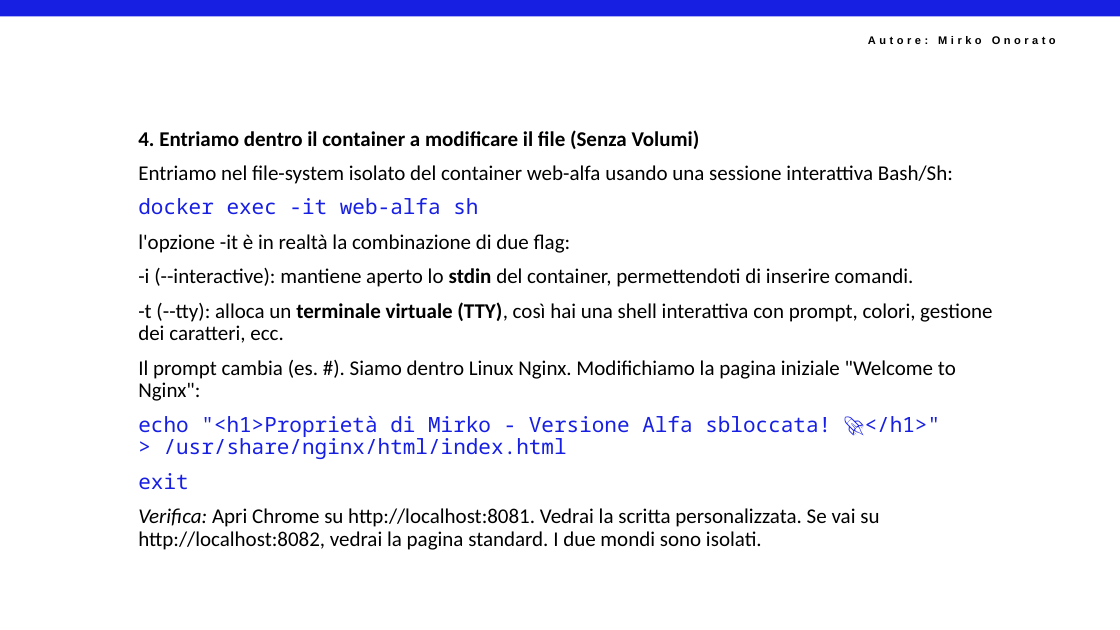
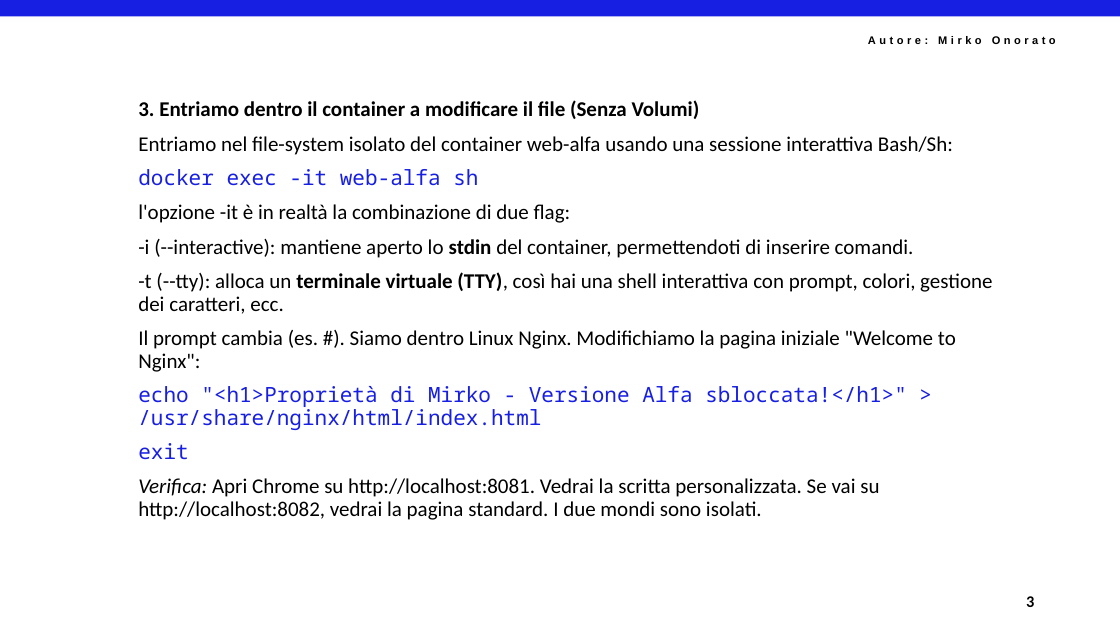
Before and after one commit to mirkoSkF/Docker-Labs, a slide deck: slide 5 of Raccolta esercizi - Docker Atomo.pptx. Drawn at 1120x630 pixels with LibreOffice and Linux fonts; fonts in the diff are those of the drawing; background and template pictures are left out. Boxes give left, top, right and bottom in pixels: in the first picture for what was removed or moved away, otherwise in the second. Text is boxed around its words. In the diff, an @@ line names an element or a change of style, - is before the commit and + after.

```diff
--- a/Raccolta esercizi - Docker Atomo.pptx
+++ b/Raccolta esercizi - Docker Atomo.pptx
@@ text "3. Entriamo dentro il container ...": place and size @@
-text "3. Entriamo dentro il container ..." at (138, 130, 992, 550)
+text "3. Entriamo dentro il container ..." at (138, 100, 992, 520)
@@ text at (138, 100, 700, 119): text changed @@
-4. Entriamo dentro il container a modificare il file (Senza Volumi)
+3. Entriamo dentro il container a modificare il file (Senza Volumi)
@@ text at (138, 386, 907, 430): text changed @@
-echo "<h1>Proprietà di Mirko - Versione Alfa sbloccata! 🚀</h1>" > /usr/share/nginx/html/index.html
+echo "<h1>Proprietà di Mirko - Versione Alfa sbloccata!</h1>" > /usr/share/nginx/html/index.html
@@ text added at (1026, 596, 1034, 607), 14 pt, text #000000, bold @@
+3
```
Also in this commit, not shown: 21 other slides changed, 13 slides added.
